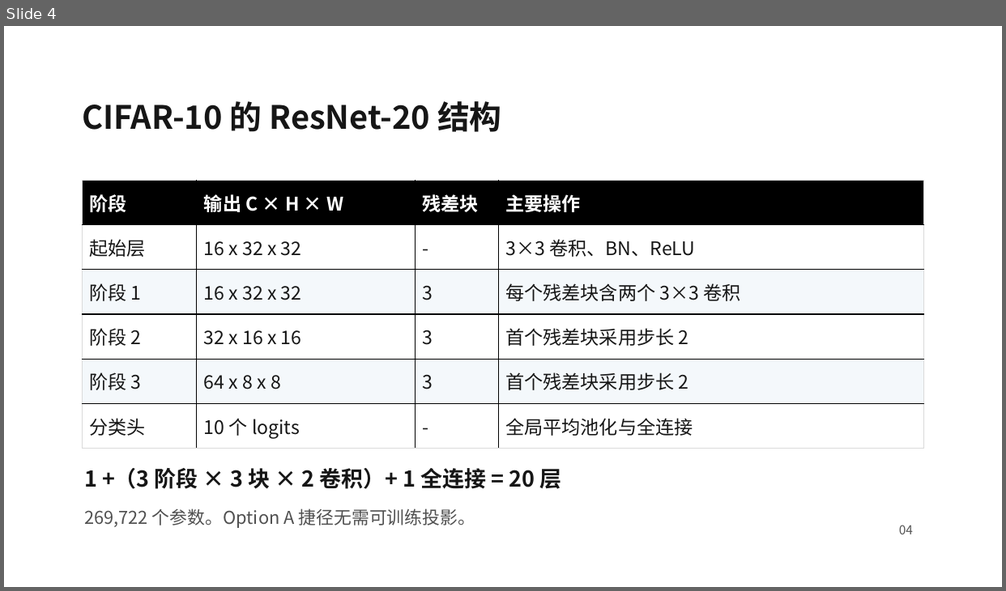
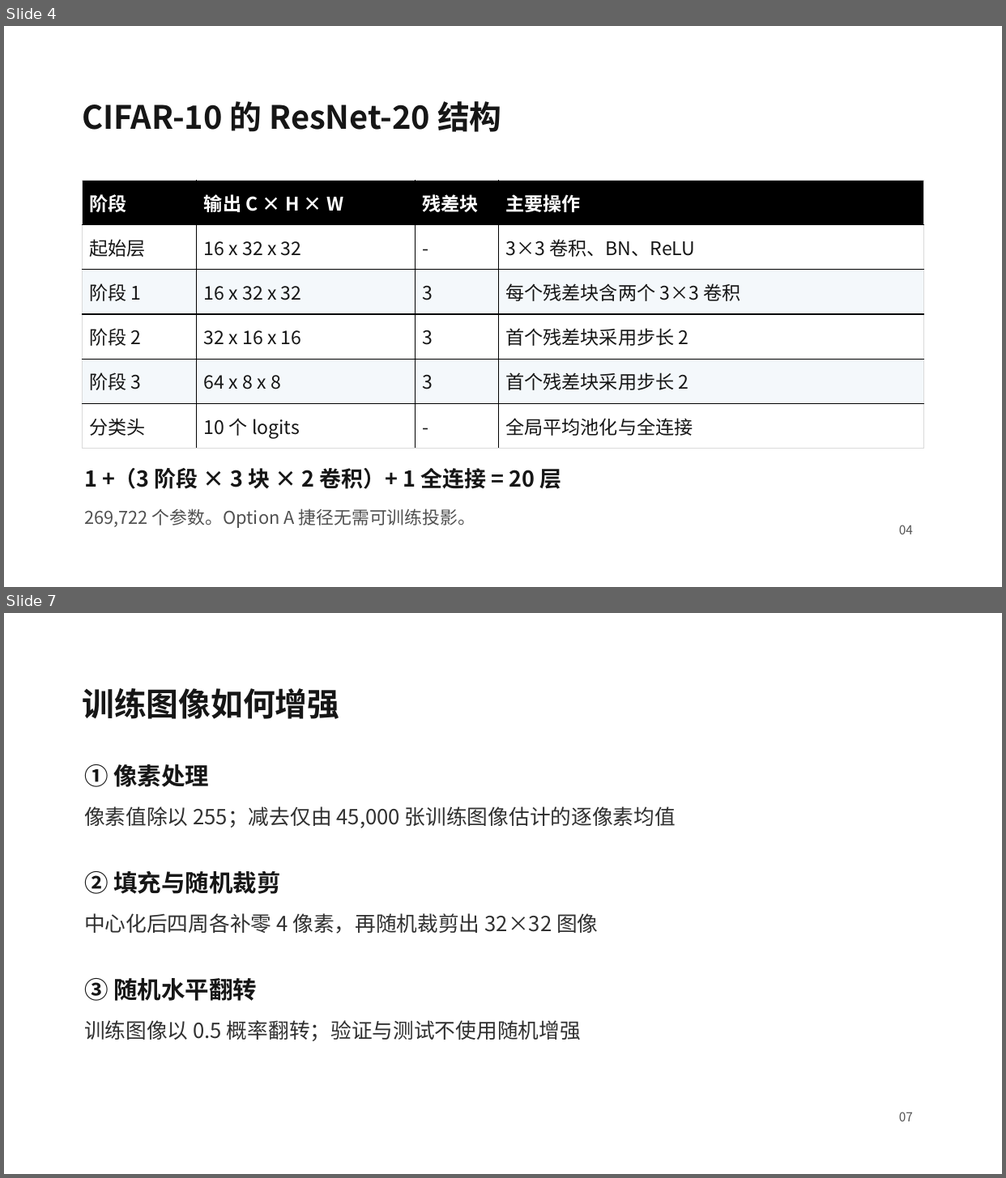
Before and after one commit to liuyanze910-svg/miae01-resnet-replication, a slide deck: docs/slides/week4_a_background_methods_cn.pptx. Shown one above the other, each under a label of ours: slide 4 before the commit, slides 4 and 7 after it; the slides between them are not shown. The pictures are 1006x591 and 1006x1178 pixels, drawn with LibreOffice and Linux fonts; fonts in the diff are those of the drawing; background and template pictures are left out. Boxes give left, top, right and bottom in pixels: in the first picture for what was removed or moved away, otherwise in the second. Text is boxed around its words. In the diff, an @@ line names an element or a change of style, - is before the commit and + after.

```diff
--- a/docs/slides/week4_a_background_methods_cn.pptx
+++ b/docs/slides/week4_a_background_methods_cn.pptx
@@ slide 7 added at [4,613,1002,1174], background picture (left out) @@
@@ text added at [82,688,339,719], 31 pt, text #161616, bold @@
+训练图像如何增强
@@ text added at [84,764,209,787], 23 pt, text #161616, bold @@
+① 像素处理
@@ text added at [84,807,675,828], 20 pt, text #303030 @@
+像素值除以 255；减去仅由 45,000 张训练图像估计的逐像素均值
@@ text added at [84,871,281,894], 23 pt, text #161616, bold @@
+② 填充与随机裁剪
@@ text added at [84,914,598,934], 20 pt, text #303030 @@
+中心化后四周各补零 4 像素，再随机裁剪出 32×32 图像
@@ text added at [84,978,257,1001], 23 pt, text #161616, bold @@
+③ 随机水平翻转
@@ text added at [84,1020,581,1041], 20 pt, text #303030 @@
+训练图像以 0.5 概率翻转；验证与测试不使用随机增强
@@ text added at [899,1112,913,1122], 12 pt, text #555555 @@
+07
```
Also in this commit, not shown: 8 slides changed, 2 other slides added.
